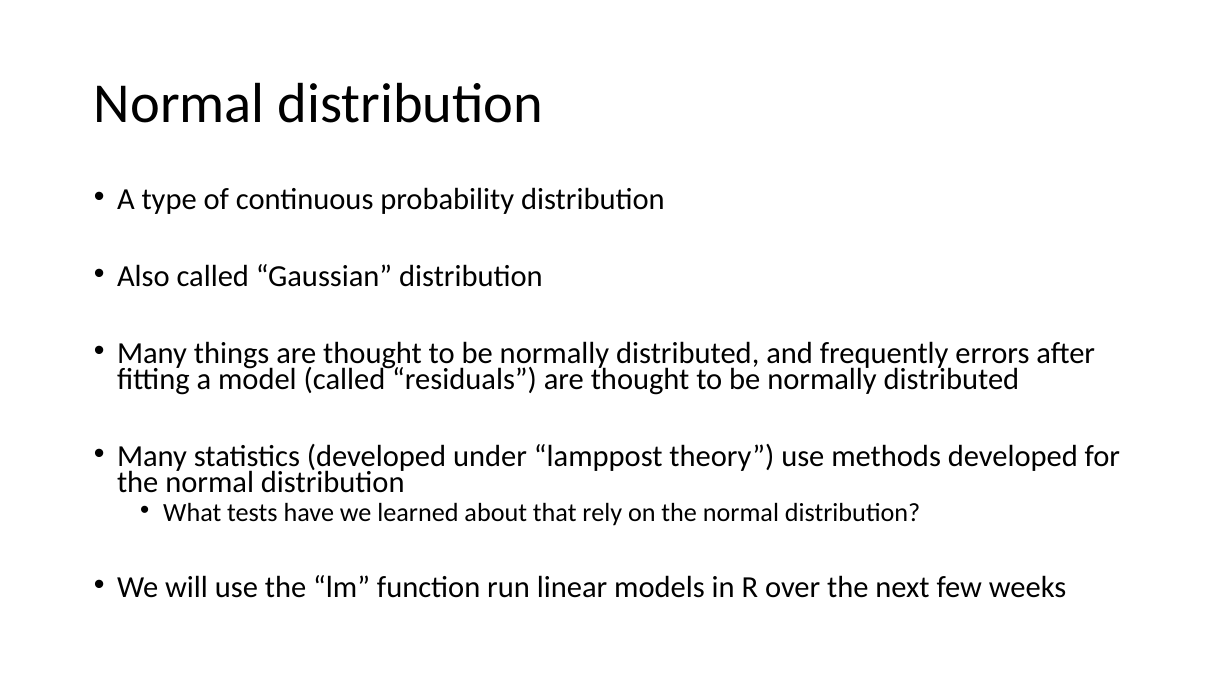
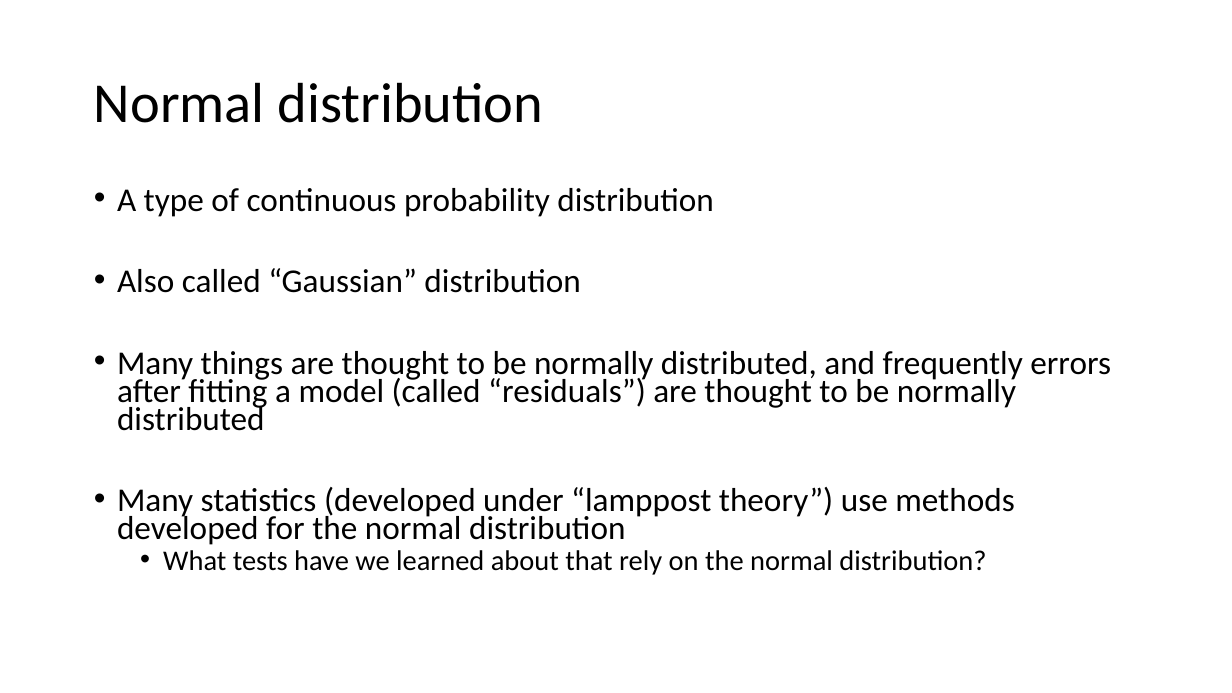
Before and after one commit to DataInvestigations/class_materials, a slide deck: slide 14 of lectures/le10_distributions/le10_distributions.pptx (slide 9 before the commit). Drawn at 1232x693 pixels with LibreOffice and Linux fonts; fonts in the diff are those of the drawing. Boxes give left, top, right and bottom in pixels: in the first picture for what was removed or moved away, otherwise in the second. Text is boxed around its words. In the diff, an @@ line names an element or a change of style, - is before the commit and + after.

```diff
--- a/lectures/le10_distributions/le10_distributions.pptx
+++ b/lectures/le10_distributions/le10_distributions.pptx
@@ text "A type of continuous probability ..." at [117,188,1111,575]: size 23.8 to 25.9 pt in "A type of continuous probability distribution", "Also called “Gaussian” distribution", "Many things are thought to be normally ...", "Many statistics (developed under “lamppost theory”) use ..."; size 20.4 to 22.2 pt in "What tests have we learned about that ..." @@
@@ text at [117,575,1066,598]: paragraph removed @@
-• We will use the “lm” function run linear models in R over the next few weeks
```
Also in this commit, not shown: 6 other slides changed, 5 slides added, 4 other files.
